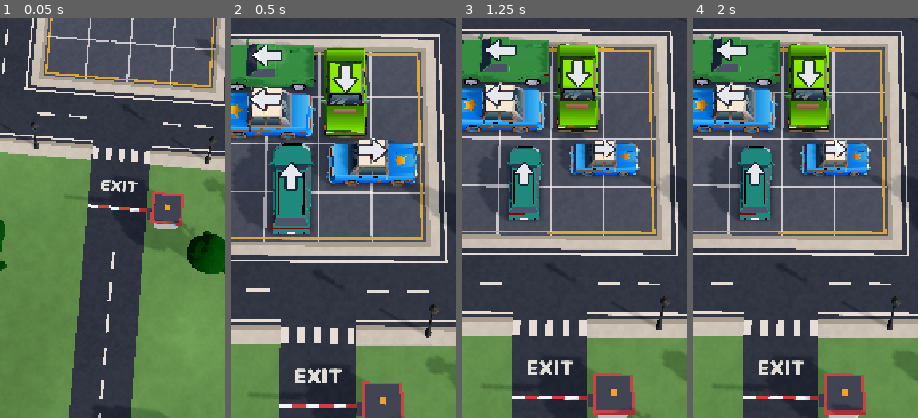
Above: before the commit, frames 1-4 (left to right).
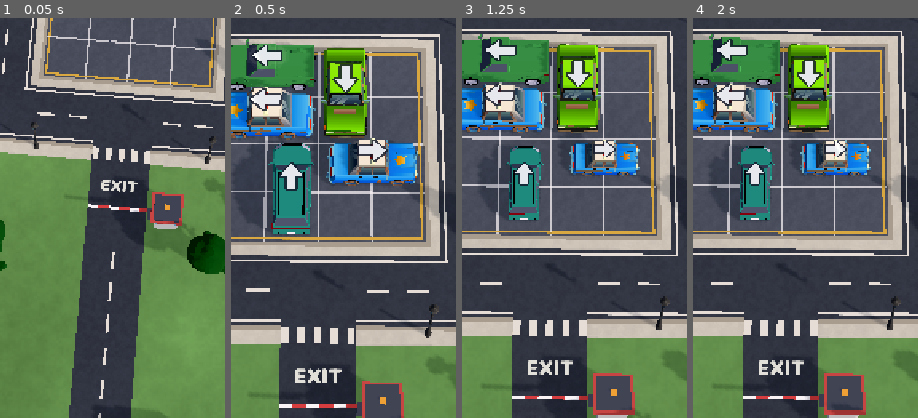
Above: after the commit, the same moments.

Repository: ismetcabbar9-oss/TRAFFIC-2D-
Game: Godot game, scene res://scenes/menu.tscn
The game is run twice, just before and just after one commit, with the same random seed, the same clock (stepped at 60 frames per second) and the same inputs.
Inputs:
- Up to frame 1 (0.05 s): no input
- Up to frame 2 (0.5 s): no input
- Up to frame 3 (1.25 s): click "Retry" at 0.5 s
- Up to frame 4 (2 s): click "Retry" at 1.25 s
The pictures show only the part of the screen within x 31-81%, y 27-77%; the shares and areas given below are measured in that part.

Frame 1 is identical in both runs. In frame 2, less than 0.1% of the frame differs, in the area x 6-72%, y 16-44%; in frame 3, 0.1%, in the area x 7-64%, y 15-43%; in frame 4, 0.1%.

Commit message:
Performance: drop contact shadow quads, batch night headlights
- Cars no longer draw a fake shadow patch underneath (the sun shadow already
  grounds them; side by side the difference is barely visible): ~25 draw
  calls less on the busiest levels
- Night headlight pools of all cars are drawn by one MultiMesh (HeadlightPool)
  that follows the cars, instead of one quad per car
- Busiest levels (level 40): city 254->229, beach 235->211, snow 228->204,
  night 285->243, airport 285->258 draw calls
- Tried and dropped: merging each car's flat-color materials into one surface
  made no difference to draw calls

Co-Authored-By: Claude Opus 5.5 <noreply@anthropic.com>
Claude-Session: https://claude.ai/code/session_01Njhua7qEJRBPdh769J1kf5

Diff:
--- a/scripts/game/game.gd
+++ b/scripts/game/game.gd
@@ -36,6 +36,7 @@
 var _earned := 0 ## coins from the last win (for "double coins")
 var _done_at_start: Array = [] ## achievements already reached when the level began
 var _gestures := TouchGestures.new()
+var _headlights: HeadlightPool ## night worlds: all headlight pools in one draw
 var _onboarding := false ## first session: levels 1-3 guided by a pointing hand
 var _guide_id := -1 ## car the hand points at
 var _guide_delay := 0.0 ## seconds until the hand shows
@@ -128,6 +129,9 @@
 	var world_theme := WorldTheme.for_world(world_index)
 	Sfx.play_music(world_theme.music)
 	VehicleView.headlights = world_theme.night
+	if world_theme.night and _headlights == null:
+		_headlights = HeadlightPool.new()
+		add_child(_headlights)
 	board.theme = world_theme.board
 	board.build(level.cols, level.rows)
 	scenery.build(board.view_half_extents(), board.theme.road_width * 0.5, level.cols * 31 + level.rows, world_theme)
--- /dev/null
+++ b/scripts/view/headlight_pool.gd
@@ -0,0 +1,28 @@
+class_name HeadlightPool
+extends MultiMeshInstance3D
+## Night worlds: every car's headlight pool in one draw call. Follows the cars
+## each frame (they only move while leaving, so this is cheap).
+
+
+func _ready() -> void:
+	var quad := QuadMesh.new()
+	quad.orientation = PlaneMesh.FACE_Y
+	quad.size = Vector2.ONE # each instance is scaled to its car
+	var material := ShaderMaterial.new()
+	material.shader = preload("res://shaders/glow.gdshader")
+	material.set_shader_parameter("glow_color", Color(1.0, 0.93, 0.72))
+	material.set_shader_parameter("strength", 0.42)
+	material.set_shader_parameter("stretch", 1.0)
+	quad.material = material
+	multimesh = MultiMesh.new()
+	multimesh.transform_format = MultiMesh.TRANSFORM_3D
+	multimesh.mesh = quad
+	cast_shadow = GeometryInstance3D.SHADOW_CASTING_SETTING_OFF
+
+
+func _process(_delta: float) -> void:
+	var transforms := VehicleView.headlight_transforms()
+	if multimesh.instance_count != transforms.size():
+		multimesh.instance_count = transforms.size()
+	for i in transforms.size():
+		multimesh.set_instance_transform(i, transforms[i])
--- a/scripts/view/vehicle_view.gd
+++ b/scripts/view/vehicle_view.gd
@@ -98,7 +98,6 @@
 				part.cast_shadow = GeometryInstance3D.SHADOW_CASTING_SETTING_OFF
 	var roof := _fit_model(cell_size)
 	_roof = roof
-	_add_contact_shadow(cell_size)
 	_add_arrow(cell_size, roof)
 	_add_pick_body(roof)
 	_add_mechanic_markers(cell_size)
@@ -428,41 +427,6 @@
 	add_child(_pick_body)
 
 
-## Soft dark patch under the car so it reads as grounded on any renderer.
-func _add_contact_shadow(cell_size: float) -> void:
-	var quad := MeshInstance3D.new()
-	quad.name = "ContactShadow"
-	var mesh := PlaneMesh.new()
-	mesh.size = Vector2(cell_size - SIDE_GAP * 0.4, cell_size * length - END_GAP * 0.6)
-	quad.mesh = mesh
-	quad.material_override = _contact_shadow_material()
-	quad.cast_shadow = GeometryInstance3D.SHADOW_CASTING_SETTING_OFF
-	quad.position.y = 0.005
-	add_child(quad)
-
-
-static var _shadow_material: StandardMaterial3D
-
-static func _contact_shadow_material() -> StandardMaterial3D:
-	if _shadow_material == null:
-		var gradient := Gradient.new()
-		gradient.set_color(0, Color(0, 0, 0, 0.45))
-		gradient.set_color(1, Color(0, 0, 0, 0))
-		gradient.add_point(0.55, Color(0, 0, 0, 0.35))
-		var tex := GradientTexture2D.new()
-		tex.gradient = gradient
-		tex.fill = GradientTexture2D.FILL_SQUARE
-		tex.fill_from = Vector2(0.5, 0.5)
-		tex.fill_to = Vector2(1.0, 0.5)
-		tex.width = 64
-		tex.height = 64
-		_shadow_material = StandardMaterial3D.new()
-		_shadow_material.albedo_texture = tex
-		_shadow_material.transparency = BaseMaterial3D.TRANSPARENCY_ALPHA
-		_shadow_material.shading_mode = BaseMaterial3D.SHADING_MODE_UNSHADED
-	return _shadow_material
-
-
 static func _model_aabb(node: Node, xf: Transform3D) -> AABB:
 	var result := AABB()
 	var has := false
@@ -616,21 +580,23 @@
 		f.tween_callback(frame.queue_free)
 
 
-static var _headlight_material: ShaderMaterial
+## Night worlds: where this car's headlight pool lies, relative to its body
+## (drawn by HeadlightPool together with every other car's).
+var headlight_offset := Transform3D()
+static var _with_headlights: Array[VehicleView] = []
+
 
 func _add_headlights(cell_size: float) -> void:
-	if _headlight_material == null:
-		_headlight_material = ShaderMaterial.new()
-		_headlight_material.shader = preload("res://shaders/glow.gdshader")
-		_headlight_material.set_shader_parameter("glow_color", Color(1.0, 0.93, 0.72))
-		_headlight_material.set_shader_parameter("strength", 0.42)
-		_headlight_material.set_shader_parameter("stretch", 1.0)
-	var beam := MeshInstance3D.new()
-	var quad := QuadMesh.new()
-	quad.orientation = PlaneMesh.FACE_Y
-	quad.size = Vector2(cell_size * 0.95, cell_size * 1.3)
-	beam.mesh = quad
-	beam.material_override = _headlight_material
-	beam.cast_shadow = GeometryInstance3D.SHADOW_CASTING_SETTING_OFF
-	beam.position = Vector3(0.0, 0.06, half_length + cell_size * 0.5)
-	_body.add_child(beam)
+	headlight_offset = Transform3D(Basis().scaled(Vector3(cell_size * 0.95, 1.0, cell_size * 1.3)),
+			Vector3(0.0, 0.06, half_length + cell_size * 0.5))
+	_with_headlights.append(self)
+	tree_exiting.connect(func(): _with_headlights.erase(self))
+
+
+## Global transforms of every headlight pool on screen.
+static func headlight_transforms() -> Array[Transform3D]:
+	var result: Array[Transform3D] = []
+	for v in _with_headlights:
+		if is_instance_valid(v) and v.is_inside_tree():
+			result.append(v._body.global_transform * v.headlight_offset)
+	return result
Not shown, added: scripts/view/headlight_pool.gd.uid
